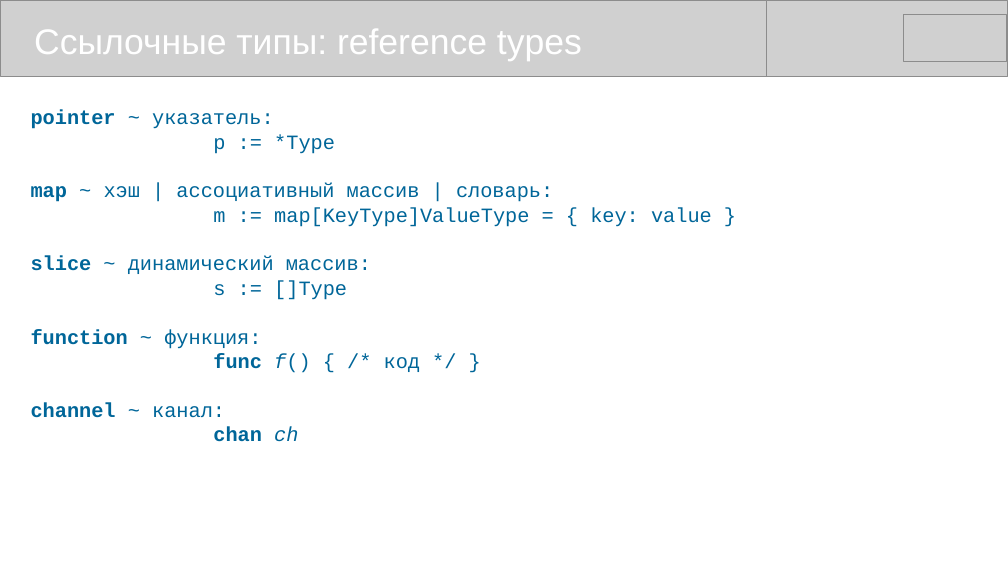
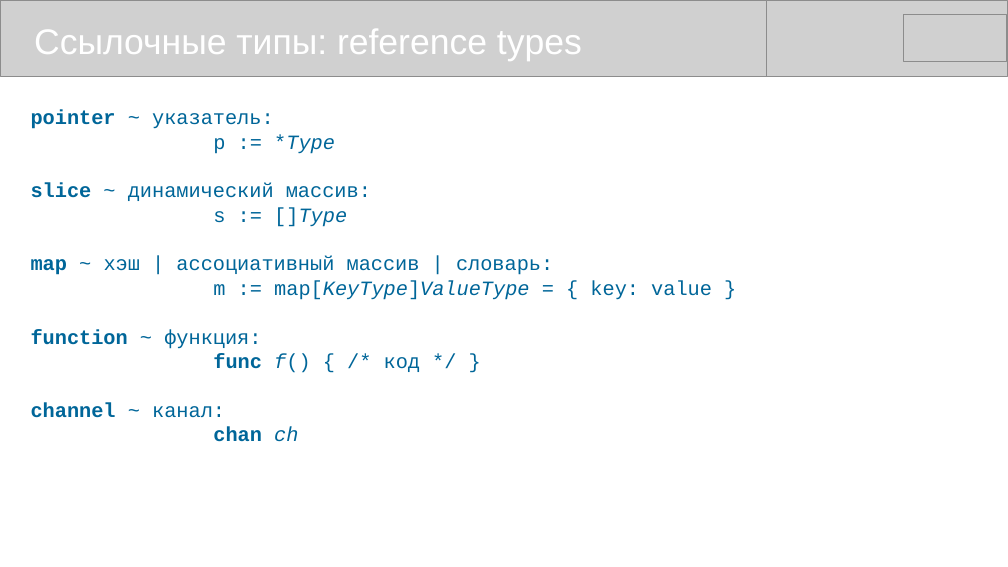
Before and after one commit to mike-shock/Go_language, a slide deck: slide 20 of Go_Review.odp. Drawn at 1008x567 pixels with LibreOffice and Linux fonts; fonts in the diff are those of the drawing; grey boxes stand for pictures. Boxes give left, top, right and bottom in pixels: in the first picture for what was removed or moved away, otherwise in the second. Text is boxed around its words. In the diff, an @@ line names an element or a change of style, - is before the commit and + after.

```diff
--- a/Go_Review.odp
+++ b/Go_Review.odp
@@ text at <box>213,134,712,300</box>: italic on in "*Type", "map[KeyType]ValueType" @@
@@ text at <box>31,183,371,227</box>: paragraphs added @@
+slice ~ динамический массив:
+s := []Type
@@ text at <box>31,256,371,300</box>: paragraphs removed @@
-slice ~ динамический массив:
-s := []Type
```
Also in this commit, not shown: 9 other slides changed, 1 slide added, 1 other file.
